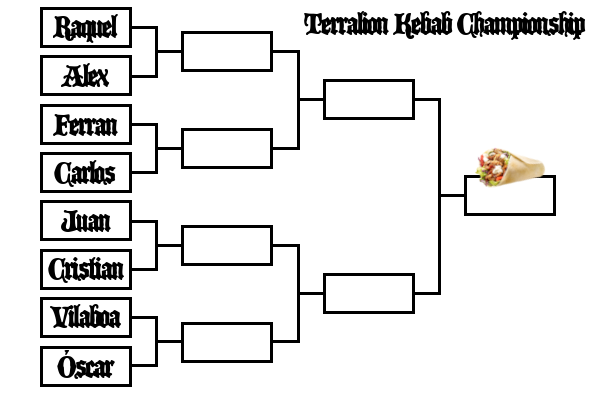
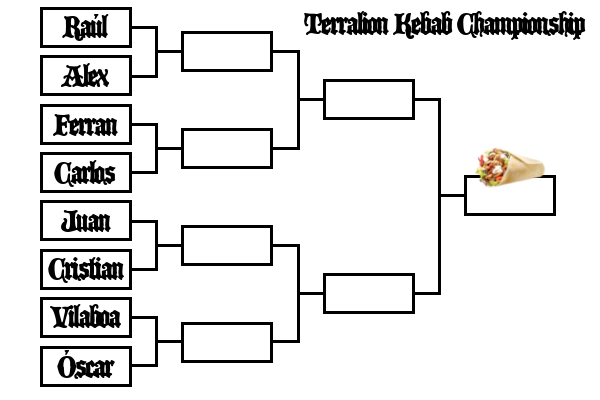
Layered file, before and after one edit (600 × 400). Changes by layer:
renamed "Raquel" to "Raúl", painted on it over [53, 14, 118, 43]
